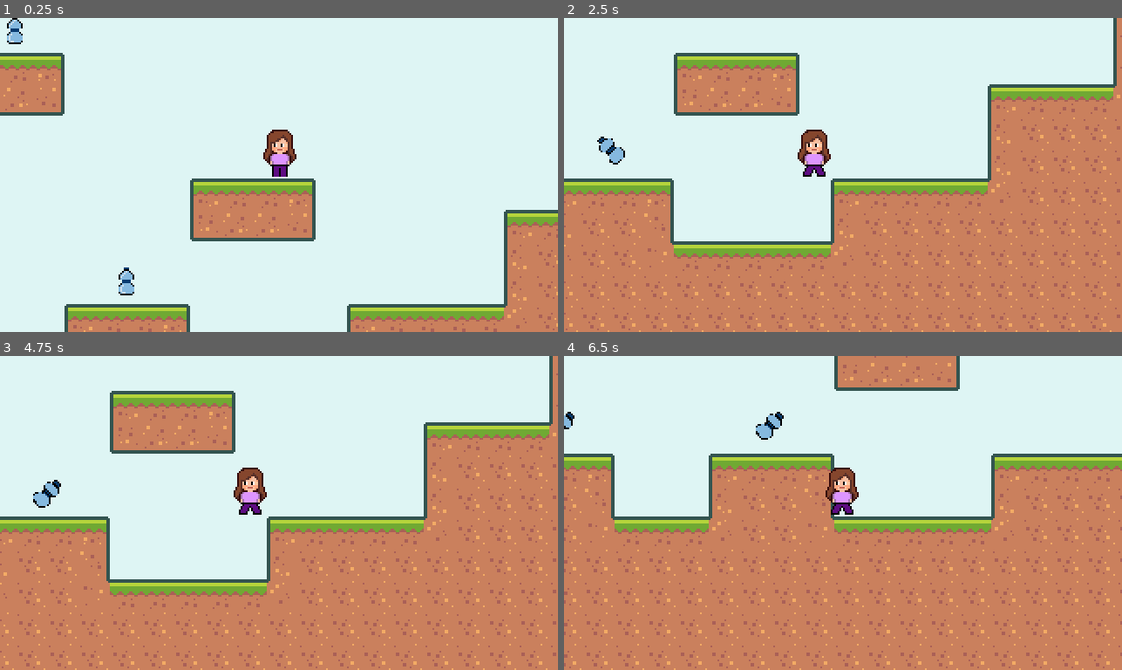
Above: before the commit, frames 1-4 (two rows, left to right).
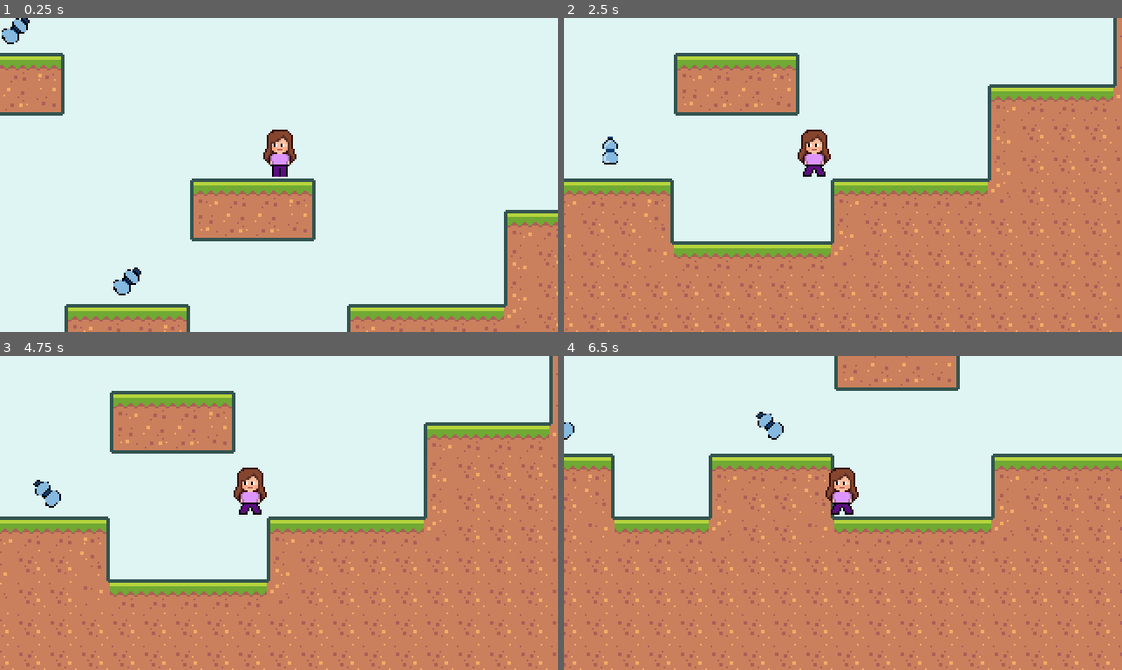
Above: after the commit, the same moments.

Repository: kirpiim/EqoQuest
Game: Godot game, scene res://scenes/Main.tscn
The game is run twice, just before and just after one commit, with the same random seed, the same clock (stepped at 60 frames per second) and the same inputs.
Inputs:
- Up to frame 1 (0.25 s): no input
- Up to frame 2 (2.5 s): hold Right (move_right) 0.53-2.03 s; tap Shift (dash) at 0.6, 1.35, 2.1 s; tap W (jump) at 0.77, 1.52 s; hold Left (move_left) from 2.03 s (still down)
- Up to frame 3 (4.75 s): release Left (move_left) at 2.78 s; hold Right (move_right) 2.78-4.28 s; tap Shift (dash) at 2.85, 3.6, 4.35 s; tap W (jump) at 3.02, 3.77, 4.52 s; hold Left (move_left) from 4.28 s (still down)
- Up to frame 4 (6.5 s): release Left (move_left) at 5.03 s; hold Right (move_right) 5.03-5.78 s; tap Shift (dash) at 5.1, 5.85 s; hold Left (move_left) from 5.78 s (still down); tap W (jump) at 6.02 s

The runs differ from the first frame. In frame 1, 0.4% of the frame differs, in the area x 0-26%, y 0-89%; in frame 2, 0.2%; in frame 3, 0.3%; in frame 4, 0.4%.

Commit message:
feat(bottle): configure Bottle as collectible coin replacement
- Added Bottle node to `"coin"` group for BaseLevel tracking
- Updated collision layers and masks for proper detection
- Adjusted CollisionShape2D and AnimatedSprite properties
- Set up `SpriteFrames` for idle/pickup animation with water bottle sprites

Diff:
--- a/scenes/Bottle.tscn
+++ b/scenes/Bottle.tscn
@@ -75,13 +75,15 @@
 "speed": 7.0
 } ]
 
-[node name="Bottle" type="Node2D"]
+[node name="Bottle" type="Node2D" groups=[
+"coin",
+]]
 script = ExtResource( 4 )
 
 [node name="AnimationPlayer" type="AnimationPlayer" parent="."]
 autoplay = "idle"
-anims/idle = SubResource( 3 )
-anims/pickup = SubResource( 4 )
+anims/idle = SubResource( 1 )
+anims/pickup = SubResource( 2 )
 
 [node name="Area2D" type="Area2D" parent="."]
 collision_layer = 524288
@@ -89,10 +91,11 @@
 
 [node name="CollisionShape2D" type="CollisionShape2D" parent="Area2D"]
 position = Vector2( -0.382246, -0.891905 )
-shape = SubResource( 2 )
+shape = SubResource( 3 )
 
 [node name="AnimatedSprite" type="AnimatedSprite" parent="."]
 position = Vector2( -0.227029, -1.13514 )
 scale = Vector2( 0.5, 0.5 )
-frames = SubResource( 1 )
+frames = SubResource( 4 )
+frame = 2
 playing = true
Not shown: 3 places in scenes/Bottle.tscn that only renumber resources
